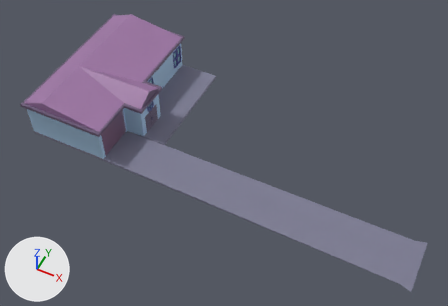
The FBX model My project/Assets/3DAssets/FinalPrefabs/NewGrannyHouse.fbx: old version first, new version second.
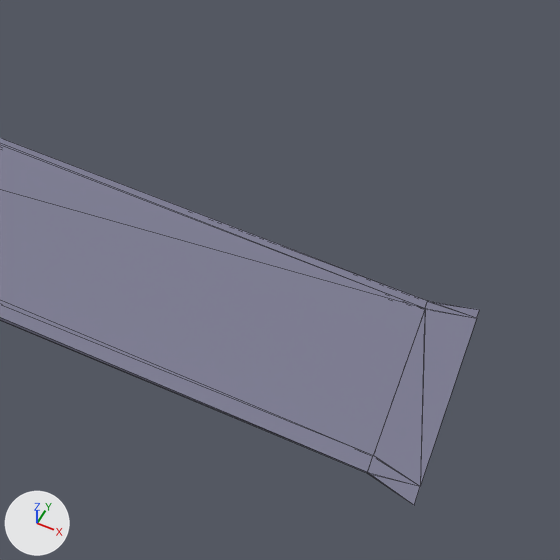
Each version is shown whole from a 50 mm camera at (202.8, -280.0, 289.6) aimed at (83.9, -42.2, -7.5), then close up on the part from 69% to 100% of the width and 54% to 100% of the height. Lighting does not change. The marker at lower left points along +X, +Y and +Z. The last two pictures show the newer version. The close-ups show mesh edges as thin lines. Where no turn or scale is listed for an object, it has been applied to the vertices. Vertices at exactly the same position are counted once.

Objects in the first close-up: 'BaseHouse'.
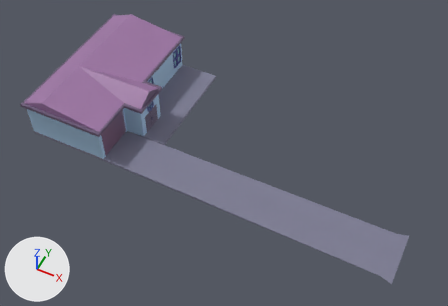
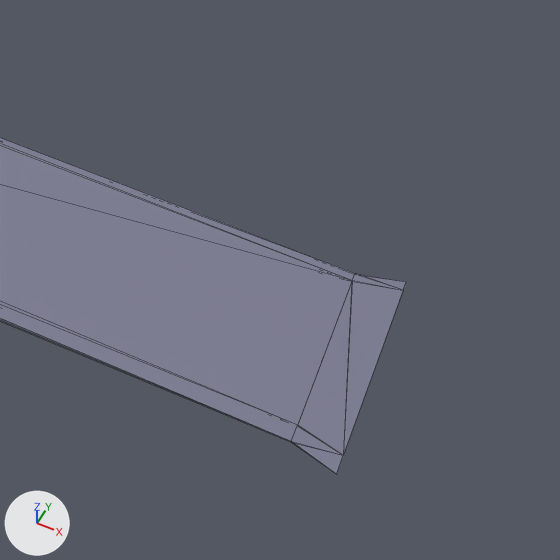
Location of each change, (x1, y1, x2, y2) in pixels of the close-ups (560 x 560 px):
'BaseHouse', reshaped
    before: (0, 138, 479, 505)
    after: (0, 138, 406, 474)

The change, as a diff of the scene's bpy script:
```diff
--- a/My project/Assets/3DAssets/FinalPrefabs/NewGrannyHouse.fbx.py
+++ b/My project/Assets/3DAssets/FinalPrefabs/NewGrannyHouse.fbx.py
@@ me_cube_017 @@
 # used by ob_basehouse; location = (0.0, 0.0, 0.0)
-me_cube_017.from_pydata(...)  # 215 vertices, 474 faces; spans x -41.0..218.0, y -83.0..26.0, z -14.0..12.0
+me_cube_017.from_pydata(...)  # 215 vertices, 474 faces; spans x -41.0..207.0, y -83.0..26.0, z -14.0..12.0
+# me_cube_017 part 1: all 12 vertices in x 211.0..218.0, y -83.0..-47.0, z -14.0 are moved by (-11.0, 0.0, 0.0)
 me_cube_017.materials.append(mat_concrete)
```
